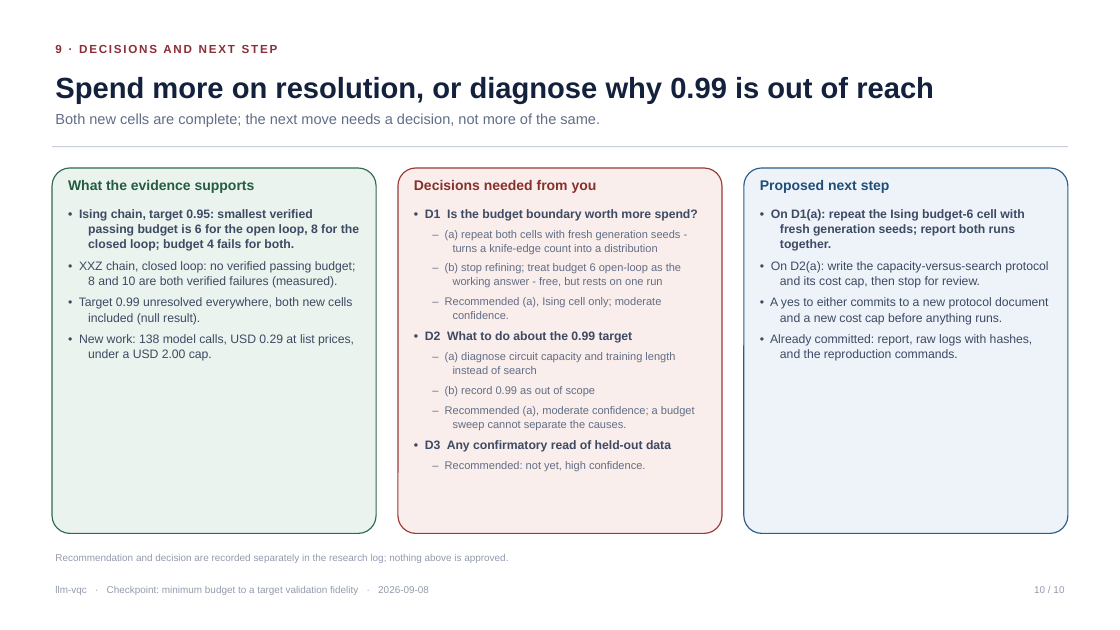
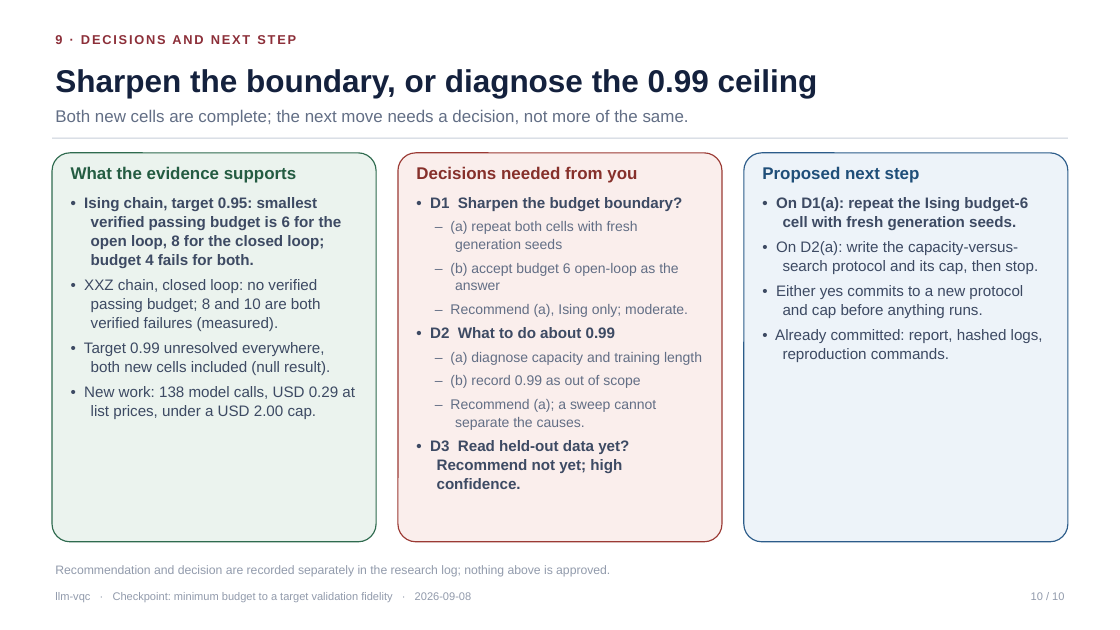
Before and after one commit to dorakingx/llm-vqc, a slide deck: slide 10 of outputs/qae_budget_targets_v2_20260908/deck/20260908_llm-vqc.pptx. Drawn at 1120x630 pixels with LibreOffice and Linux fonts; fonts in the diff are those of the drawing. Boxes give left, top, right and bottom in pixels: in the first picture for what was removed or moved away, otherwise in the second. Text is boxed around its words. In the diff, an @@ line names an element or a change of style, - is before the commit and + after.

```diff
--- a/outputs/qae_budget_targets_v2_20260908/deck/20260908_llm-vqc.pptx
+++ b/outputs/qae_budget_targets_v2_20260908/deck/20260908_llm-vqc.pptx
@@ text "9 · DECISIONS AND NEXT ..." at [55,35,296,44]: size 10 to 11 pt @@
@@ text at [55,69,818,98]: text changed; size 25 to 27 pt @@
-Spend more on resolution, or diagnose why 0.99 is out of reach
+Sharpen the boundary, or diagnose the 0.99 ceiling
@@ text "Both new cells are complete; ..." at [55,109,689,126]: size 12.5 to 14.5 pt @@
@@ rectangle: place and size @@
-rectangle at [52,146,1068,147]
+rectangle at [52,138,1068,139]
@@ rounded rectangle: place and size @@
-rounded rectangle at [52,168,376,534]
+rounded rectangle at [52,153,376,542]
@@ text "What the evidence supports": place and size @@
-text "What the evidence supports" at [68,180,255,193]
+text "What the evidence supports" at [71,166,296,183]
@@ rounded rectangle: place and size @@
-rounded rectangle at [398,168,723,534]
+rounded rectangle at [398,153,723,542]
@@ text "Decisions needed from you": place and size @@
-text "Decisions needed from you" at [414,180,597,193]
+text "Decisions needed from you" at [416,166,637,183]
@@ rounded rectangle: place and size @@
-rounded rectangle at [744,168,1069,534]
+rounded rectangle at [744,153,1069,542]
@@ size 12 to 14.5 pt in 3 elements at [71,166,296,183], [416,166,637,183], [762,166,920,183] @@
@@ text "Proposed next step": place and size @@
-text "Proposed next step" at [760,180,890,193]
+text "Proposed next step" at [762,166,920,183]
@@ text "• Ising chain, target 0.95: ...": place and size @@
-text "• Ising chain, target 0.95: ..." at [79,209,359,361]
+text "• Ising chain, target 0.95: ..." at [84,197,355,419]
@@ text "• Ising chain, target 0.95: ..." at [84,197,355,419]: size 10.5 to 13 pt @@
@@ text "• D1 Sharpen the budget ...": place and size @@
-text "• D1 Sharpen the budget ..." at [425,209,698,471]
+text "• D1 Sharpen the budget ..." at [430,197,702,489]
@@ text at [430,197,702,365]: text changed; size 9.5 to 12 pt @@
-• D1 Is the budget boundary worth more spend?
-– (a) repeat both cells with fresh generation seeds - turns a knife-edge count into a distribution
-– (b) stop refining; treat budget 6 open-loop as the working answer - free, but rests on one run
-– Recommended (a), Ising cell only; moderate confidence.
-• D2 What to do about the 0.99 target
-– (a) diagnose circuit capacity and training length instead of search
+• D1 Sharpen the budget boundary?
+– (a) repeat both cells with fresh generation seeds
+– (b) accept budget 6 open-loop as the answer
+– Recommend (a), Ising only; moderate.
+• D2 What to do about 0.99
+– (a) diagnose capacity and training length
@@ text at [775,197,1043,362]: text changed; size 10.5 to 13 pt @@
-• On D1(a): repeat the Ising budget-6 cell with fresh generation seeds; report both runs together.
-• On D2(a): write the capacity-versus-search protocol and its cost cap, then stop for review.
-• A yes to either commits to a new protocol document and a new cost cap before anything runs.
-• Already committed: report, raw logs with hashes, and the reproduction commands.
+• On D1(a): repeat the Ising budget-6 cell with fresh generation seeds.
+• On D2(a): write the capacity-versus-search protocol and its cap, then stop.
+• Either yes commits to a new protocol and cap before anything runs.
+• Already committed: report, hashed logs, reproduction commands.
@@ text at [450,375,640,388]: size 9.5 to 12 pt in "– (b) record 0.99 as out of ..." @@
@@ text at [430,399,656,489]: text changed; size 9.5 to 13 pt; text colour #626E85 to #3D4A63; bold on @@
-– Recommended (a), moderate confidence; a budget sweep cannot separate the causes.
-• D3 Any confirmatory read of held-out data
-– Recommended: not yet, high confidence.
+– Recommend (a); a sweep cannot separate the causes.
+• D3 Read held-out data yet? Recommend not yet; high confidence.
@@ text "Recommendation and decision are recorded ...": place and size @@
-text "Recommendation and decision are recorded ..." at [55,554,508,563]
+text "Recommendation and decision are recorded ..." at [55,565,610,577]
@@ text "Recommendation and decision are recorded ..." at [55,565,610,577]: size 8.5 to 10.5 pt @@
@@ text "llm-vqc · Checkpoint: minimum budget ..." at [55,592,472,602]: size 8.5 to 9.5 pt @@
@@ text "10 / 10" at [1031,592,1064,600]: size 8.5 to 9.5 pt @@
```
Also in this commit, not shown: 9 other slides changed, 5 other files.
